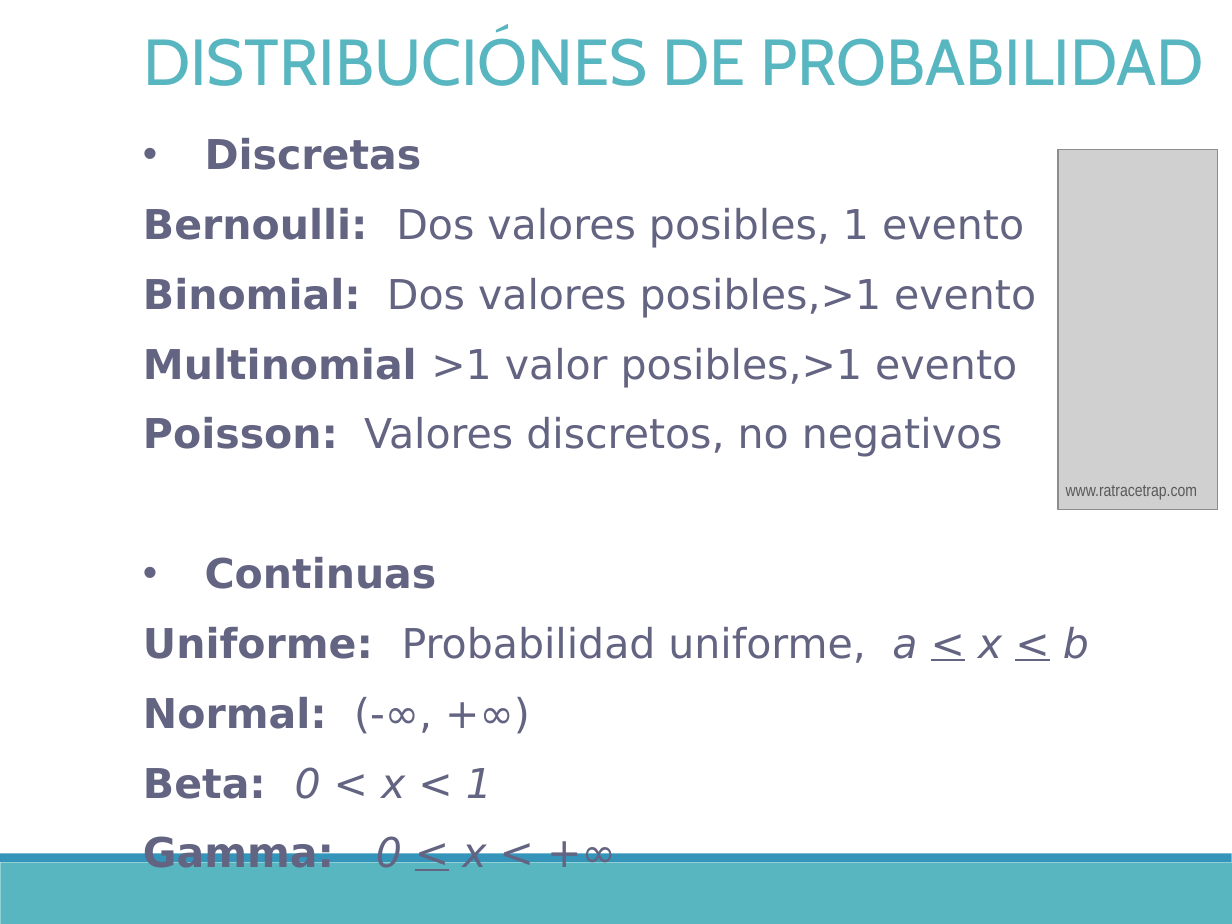
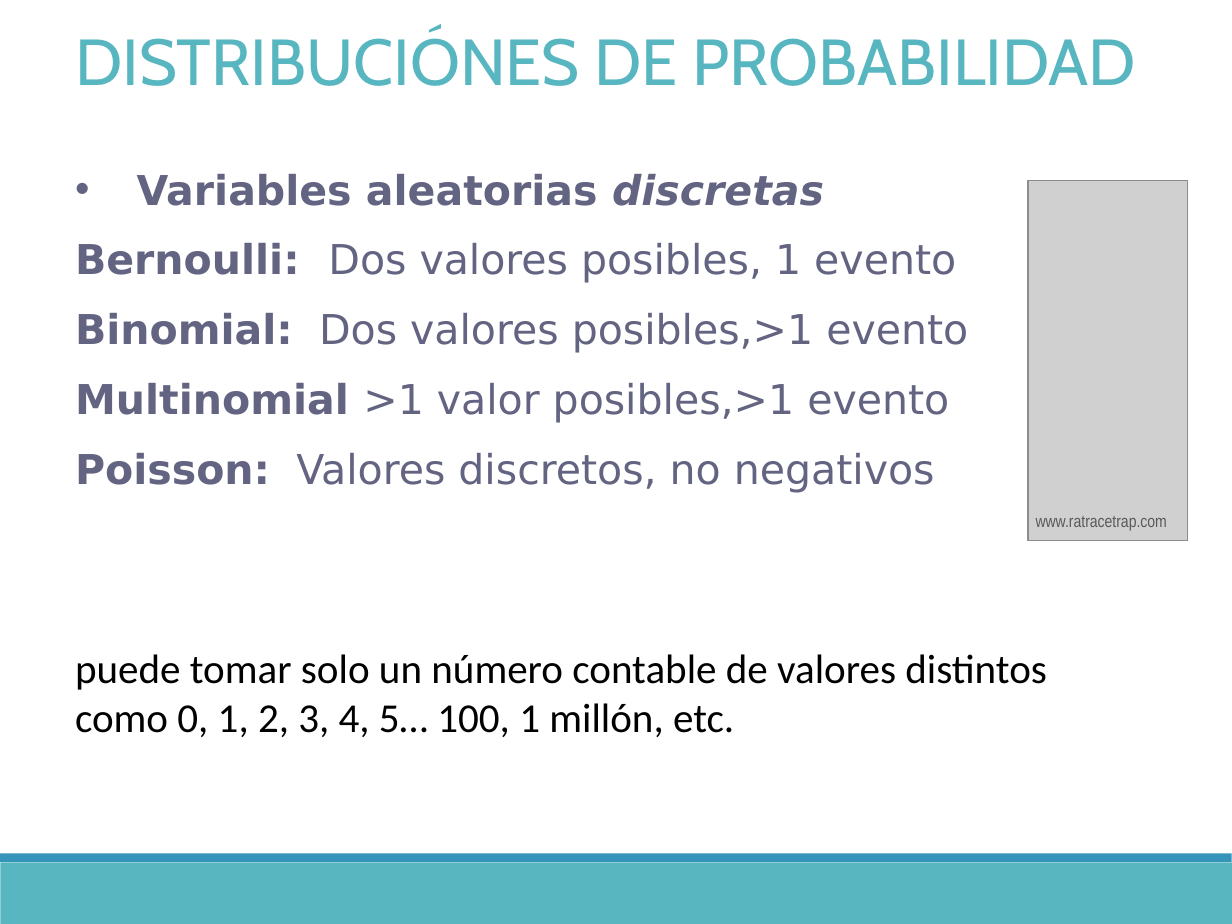
Before and after one commit to DrIgoA/Curso-Ocupacion23, a slide deck: slide 21 of Modulo 2_Occupacion2023.pptx (slide 20 before the commit). Drawn at 1232x924 pixels with LibreOffice and Linux fonts; fonts in the diff are those of the drawing; grey boxes stand for pictures. Boxes give left, top, right and bottom in pixels: in the first picture for what was removed or moved away, otherwise in the second. Text is boxed around its words. In the diff, an @@ line names an element or a change of style, - is before the commit and + after.

```diff
--- a/Modulo 2_Occupacion2023.pptx
+++ b/Modulo 2_Occupacion2023.pptx
@@ text "DISTRIBUCIÓNES DE PROBABILIDAD": place and size @@
-text "DISTRIBUCIÓNES DE PROBABILIDAD" at [143,30,1204,86]
+text "DISTRIBUCIÓNES DE PROBABILIDAD" at [75,30,1136,86]
@@ text "Variables aleatorias discretas": place and size @@
-text "Variables aleatorias discretas" at [143,138,1089,868]
+text "Variables aleatorias discretas" at [75,174,1047,737]
@@ text at [137,174,824,206]: text changed @@
-• Discretas
+• Variables aleatorias discretas
@@ picture: place and size @@
-picture at [1058,149,1217,509]
+picture at [1027,181,1186,541]
@@ text "www.ratracetrap.com": place and size @@
-text "www.ratracetrap.com" at [1066,485,1197,499]
+text "www.ratracetrap.com" at [1036,516,1167,530]
@@ text at [75,654,1047,737]: text changed; font DejaVu Sans to Calibri; text colour #636382 to #000000 @@
-• Continuas
-Uniforme: Probabilidad uniforme, a < x < b
-Normal: (-∞, +∞)
-Beta: 0 < x < 1
-Gamma: 0 < x < +∞
+puede tomar solo un número contable de valores distintos como 0, 1, 2, 3, 4, 5… 100, 1 millón, etc.
```
Also in this commit, not shown: 21 other slides changed, 7 slides added, 1 slide removed, 5 other files.
